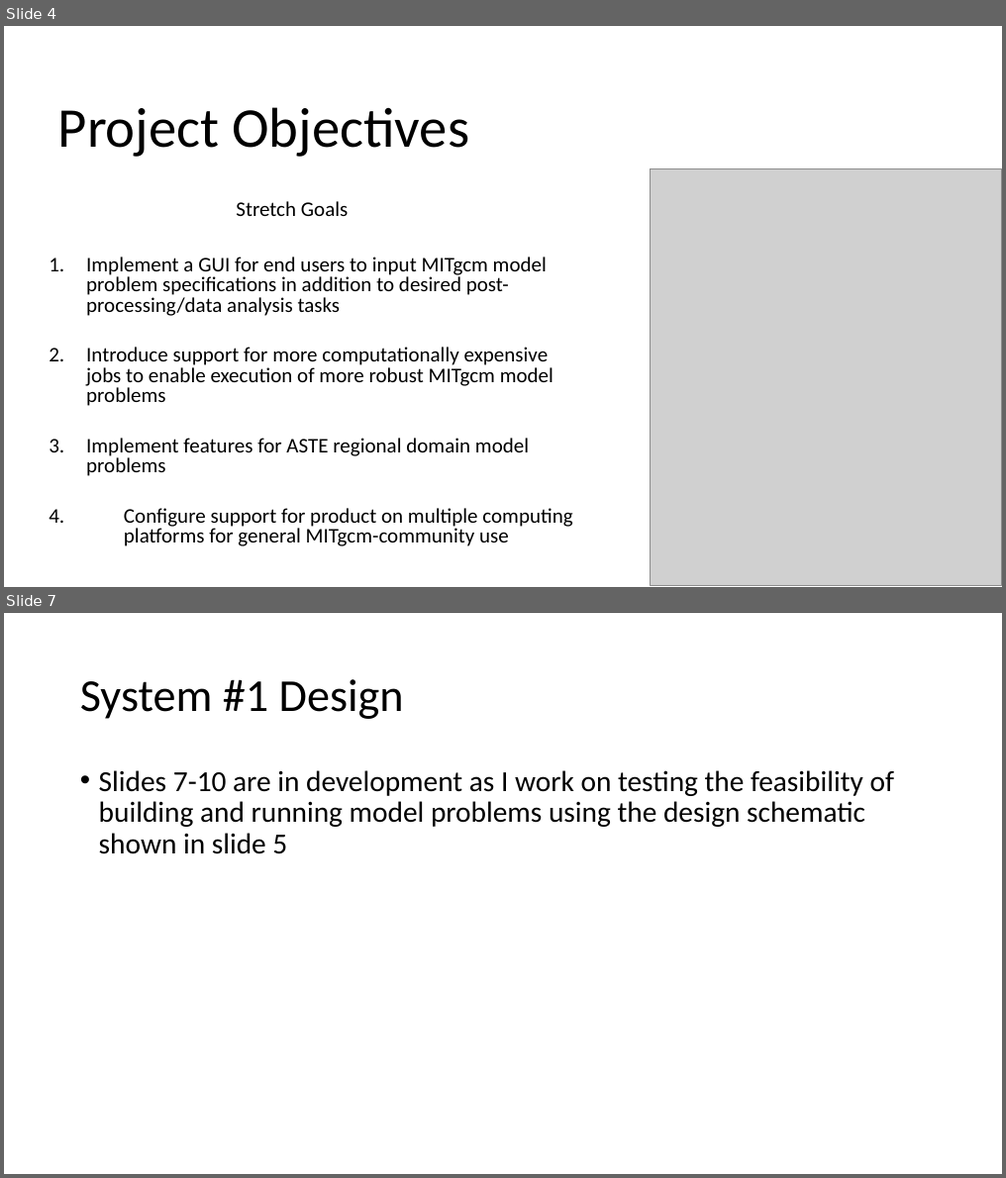
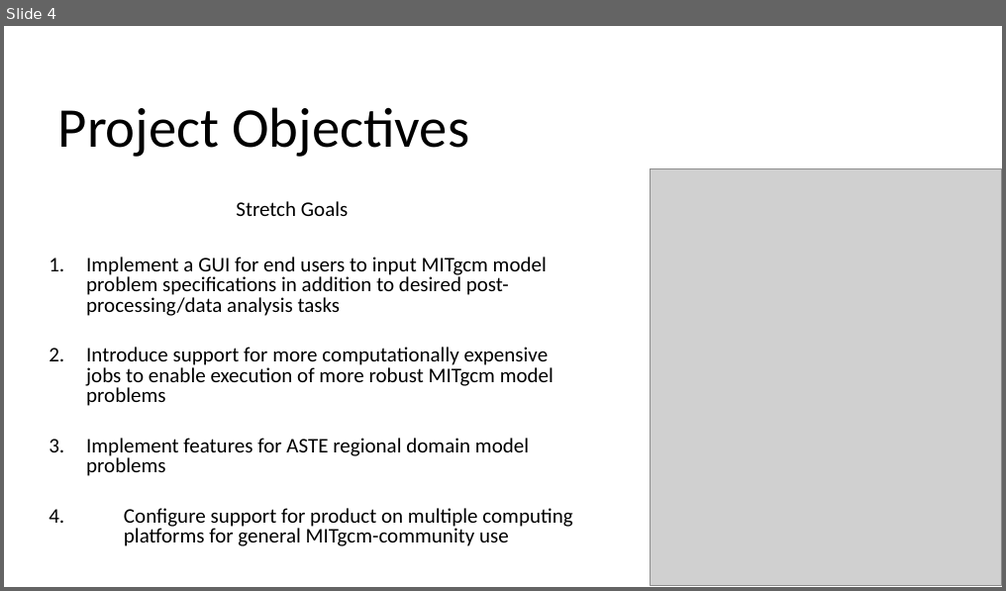
Before and after one commit to JCam98/MITgcm-solver, a slide deck: deliverables/product_design_overview.pptx. Shown one above the other, each under a label of ours: slides 4 and 7 before the commit, slide 4 after it; the slides between them are not shown. The pictures are 1006x1178 and 1006x591 pixels, drawn with LibreOffice and Linux fonts; fonts in the diff are those of the drawing; grey boxes stand for pictures; background and template pictures are left out. Boxes give left, top, right and bottom in pixels: in the first picture for what was removed or moved away, otherwise in the second. Text is boxed around its words. In the diff, an @@ line names an element or a change of style, - is before the commit and + after.

Commit message:
updated product_design_overview project_requirements feasibility_analysis and GUI_Design_SM_0.1

```diff
--- a/deliverables/product_design_overview.pptx
+++ b/deliverables/product_design_overview.pptx
@@ slide 7 removed at bbox=[4, 613, 1002, 1174], background #FFFFFF @@
@@ title removed at bbox=[80, 679, 404, 719] @@
-System #1 Design
@@ text removed at bbox=[99, 770, 894, 855] @@
-• Slides 7-10 are in development as I work on testing the feasibility of building and running model problems using the design schematic shown in slide 5
```
Also in this commit, not shown: 3 slides changed, 4 slides added, 5 other slides removed, 32 other files.
